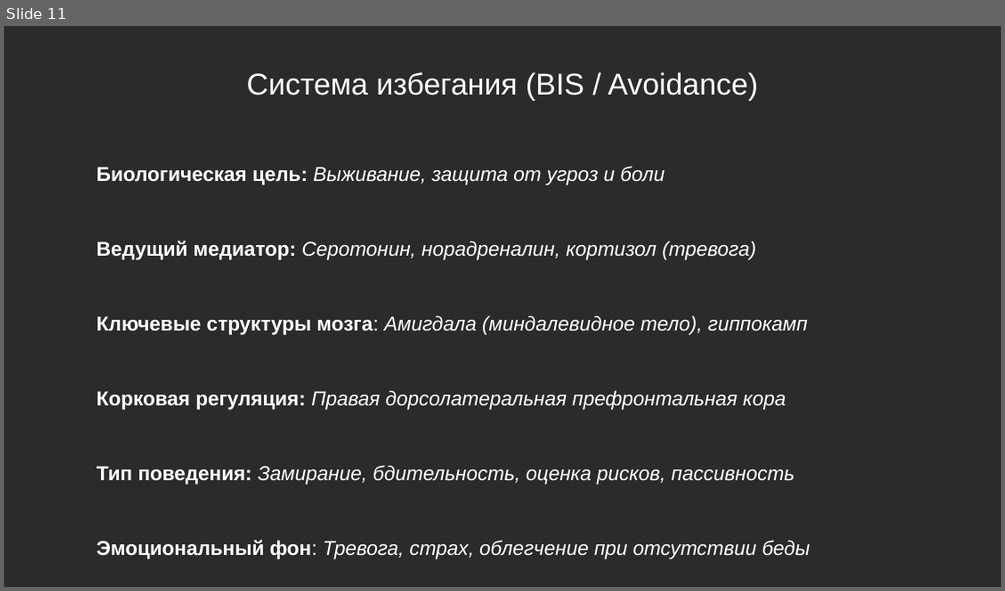
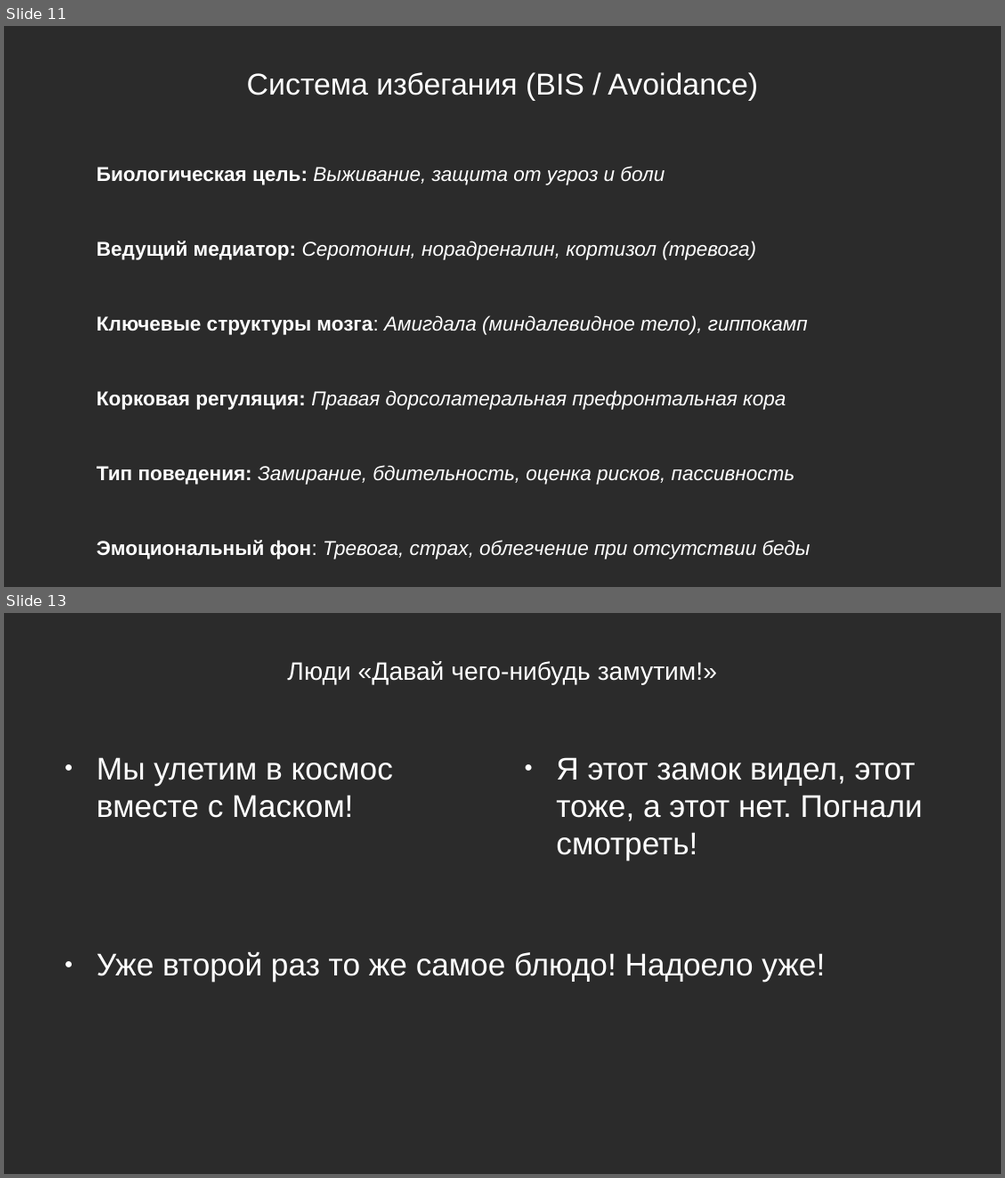
Before and after one commit to Chularev/articles, a slide deck: Psychology/Гомеостаз и мотивация (практика).odp. Shown one above the other, each under a label of ours: slide 11 before the commit, slides 11 and 13 after it; the slides between them are not shown. The pictures are 1005x591 and 1005x1178 pixels, drawn with LibreOffice and Linux fonts; fonts in the diff are those of the drawing; background and template pictures are left out; a plain dark background stands for a picture behind light text. Boxes give left, top, right and bottom in pixels: in the first picture for what was removed or moved away, otherwise in the second. Text is boxed around its words. In the diff, an @@ line names an element or a change of style, - is before the commit and + after.

```diff
--- a/Psychology/Гомеостаз и мотивация (практика).odp
+++ b/Psychology/Гомеостаз и мотивация (практика).odp
@@ slide 13 added at (4, 613, 1001, 1174), background picture (left out) @@
@@ title added at (287, 661, 717, 685), 20 pt, text #FFFFFF @@
+Люди «Давай чего-нибудь замутим!»
@@ text added at (97, 757, 393, 818), 25 pt, text #FFFFFF @@
+● Мы улетим в космос вместе с Маском!
@@ text added at (556, 757, 922, 860), 25 pt, text #FFFFFF @@
+● Я этот замок видел, этот тоже, а этот нет. Погнали смотреть!
@@ text added at (97, 952, 825, 981), 25 pt, text #FFFFFF @@
+● Уже второй раз то же самое блюдо! Надоело уже!
```
Also in this commit, not shown: 2 other slides added, 1 slide removed.
